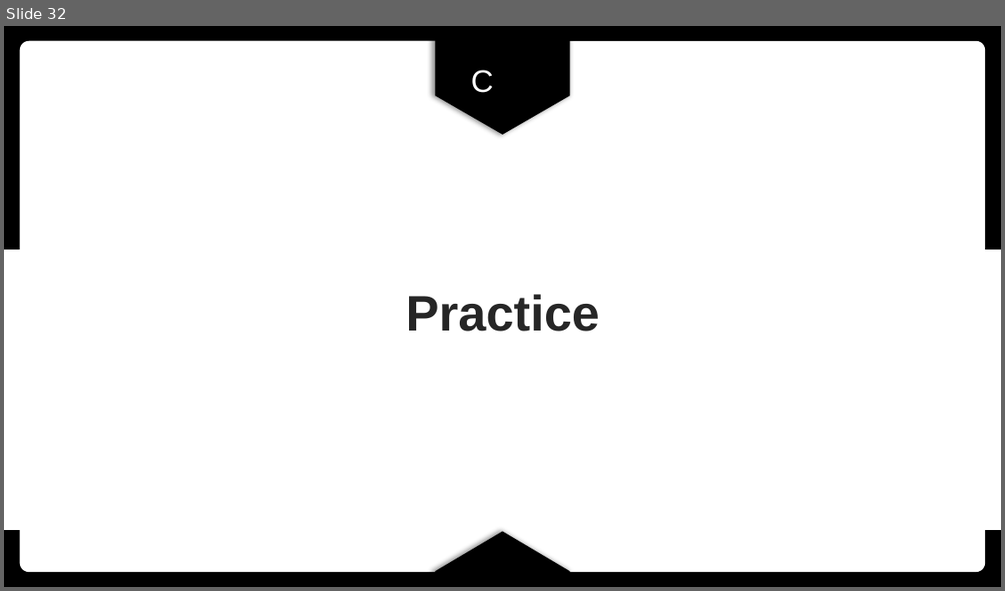
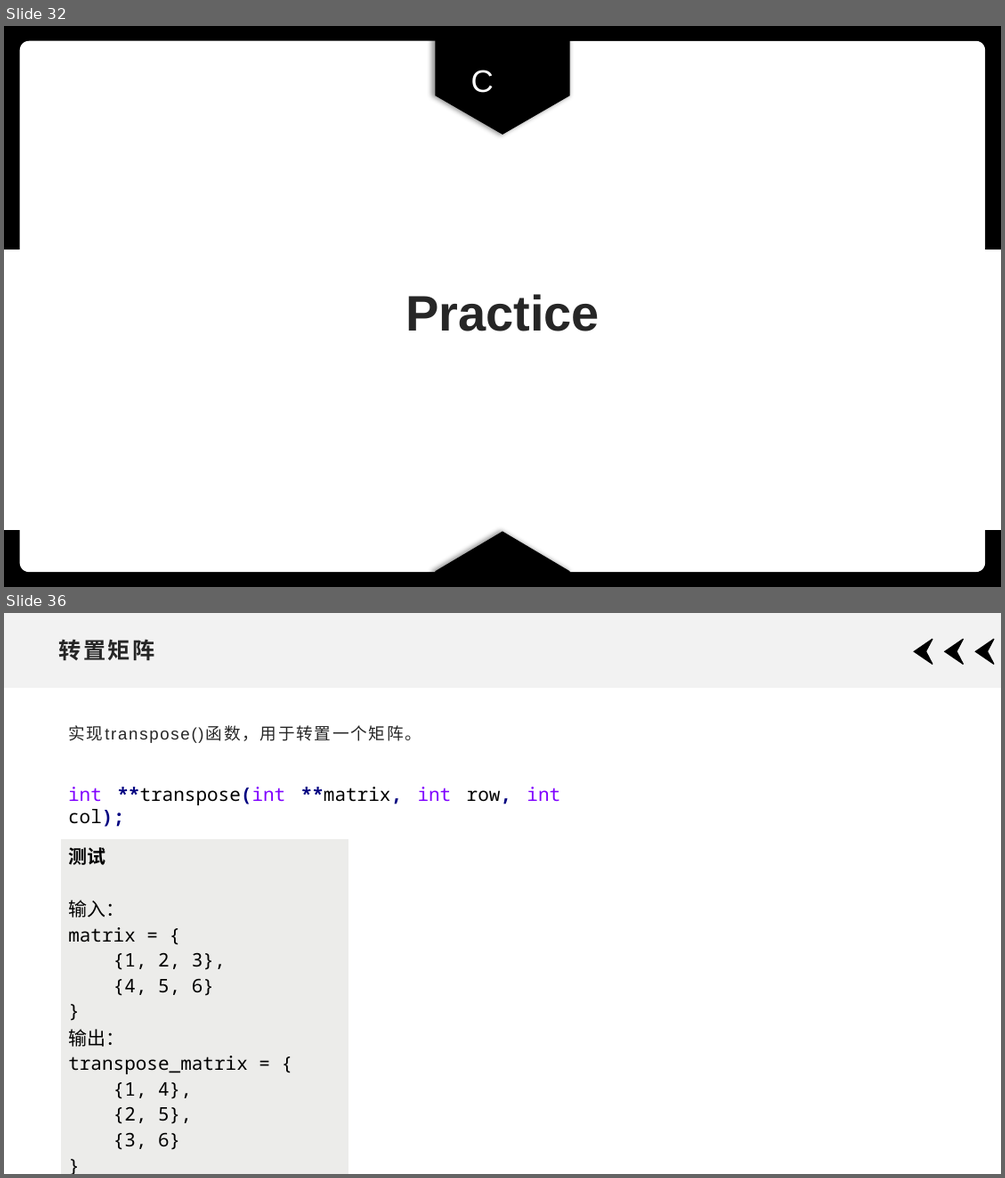
Before and after one commit to xdai02/C, a slide deck: slides/Chapter7.pptx. Shown one above the other, each under a label of ours: slide 32 before the commit, slides 32 and 36 after it; the slides between them are not shown. The pictures are 1005x591 and 1005x1178 pixels, drawn with LibreOffice and Linux fonts; fonts in the diff are those of the drawing. Boxes give left, top, right and bottom in pixels: in the first picture for what was removed or moved away, otherwise in the second. Text is boxed around its words. In the diff, an @@ line names an element or a change of style, - is before the commit and + after.

```diff
--- a/slides/Chapter7.pptx
+++ b/slides/Chapter7.pptx
@@ slide 36 added at [4, 613, 1001, 1174], background #FFFFFF @@
@@ rectangle added at [4, 613, 1001, 688], fill #F2F2F2 @@
@@ title added at [59, 639, 155, 661], 21.6 pt, text #262626, bold @@
+转置矩阵
@@ freeform shape added at [914, 639, 933, 665], fill #000000, outline #000000 1 pt @@
@@ freeform shape added at [945, 639, 963, 665], fill #000000, outline #000000 1 pt @@
@@ freeform shape added at [976, 639, 995, 665], fill #000000, outline #000000 1 pt @@
@@ text added at [69, 725, 421, 743], 16 pt, text #262626 @@
+实现transpose()函数，用于转置一个矩阵。
@@ text added at [68, 787, 560, 827], 18 pt, text #000000 @@
+int **transpose(int **matrix, int row, int col);
@@ table added at [61, 838, 349, 1153], 1 rows, 1 columns @@
+测试 / 输入： / matrix = { / {1, 2, 3}, / {4, 5, 6} / } / 输出： / transpose_matrix = { / {1, 4}, / {2, 5}, / {3, 6} / }
```
Also in this commit, not shown: 3 other slides added, 1 slide removed, 18 other files.
